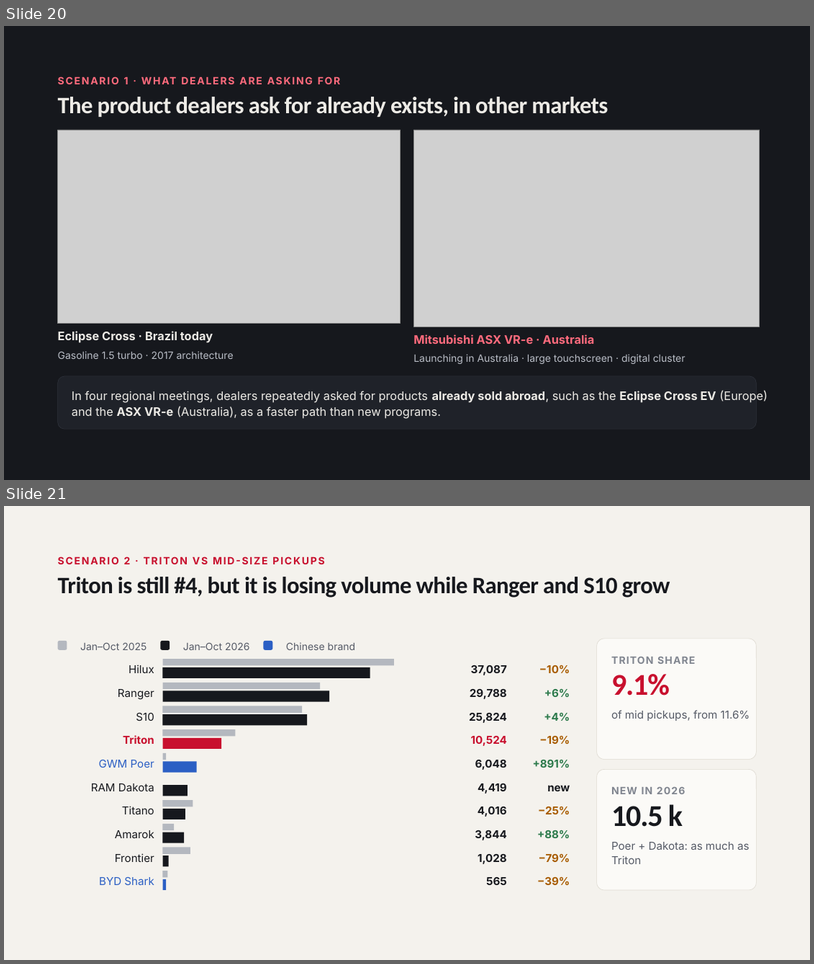
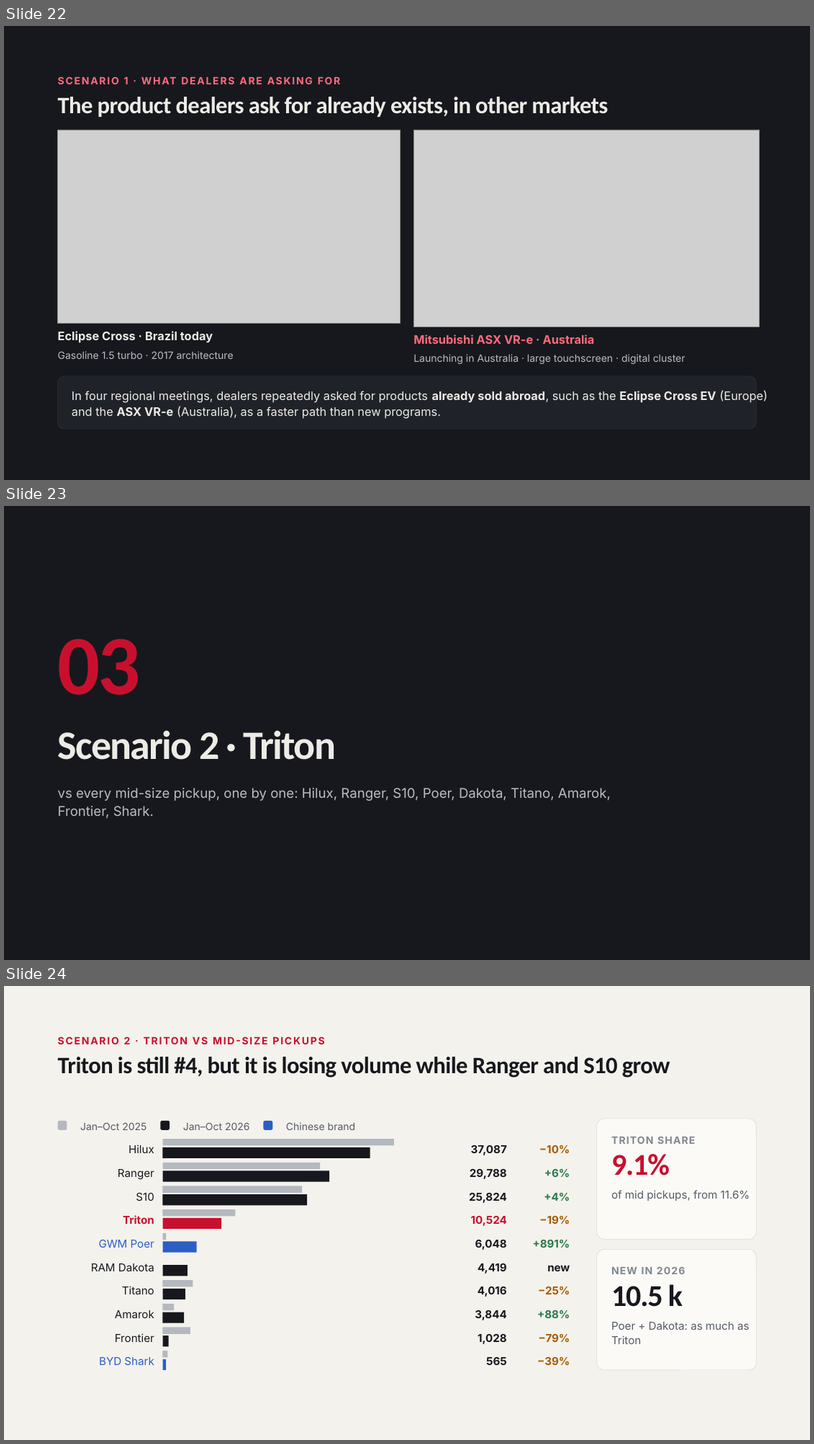
Before and after one commit to FLeone2/mercado-atlas, a slide deck: Mitsubishi_Brazil_Market_Network_Nov2026.pptx. Shown one above the other, each under a label of ours: slides 20 and 21 before the commit, slides 22, 23 and 24 after it. The pictures are 814x964 and 814x1444 pixels, drawn with LibreOffice and Linux fonts; fonts in the diff are those of the drawing; grey boxes stand for pictures. Boxes give left, top, right and bottom in pixels: in the first picture for what was removed or moved away, otherwise in the second. Text is boxed around its words. In the diff, an @@ line names an element or a change of style, - is before the commit and + after.

```diff
--- a/Mitsubishi_Brazil_Market_Network_Nov2026.pptx
+++ b/Mitsubishi_Brazil_Market_Network_Nov2026.pptx
@@ slide 23 added at [4,506,810,960], background #16181D @@
@@ text added at [58,638,141,695], 100 pt, text #C8102E, bold @@
+03
@@ text added at [58,730,337,759], 48 pt, text #EDEBE6, bold @@
+Scenario 2 · Triton
@@ text added at [58,788,611,818], 16 pt, text #B9BDC6 @@
+vs every mid-size pickup, one by one: Hilux, Ranger, S10, Poer, Dakota, Titano, Amarok, Frontier, Shark.
@@ what was slide 20 is now slide 22 @@
@@ what was slide 21 is now slide 24 @@
```
Also in this commit, not shown: 6 other slides added.
